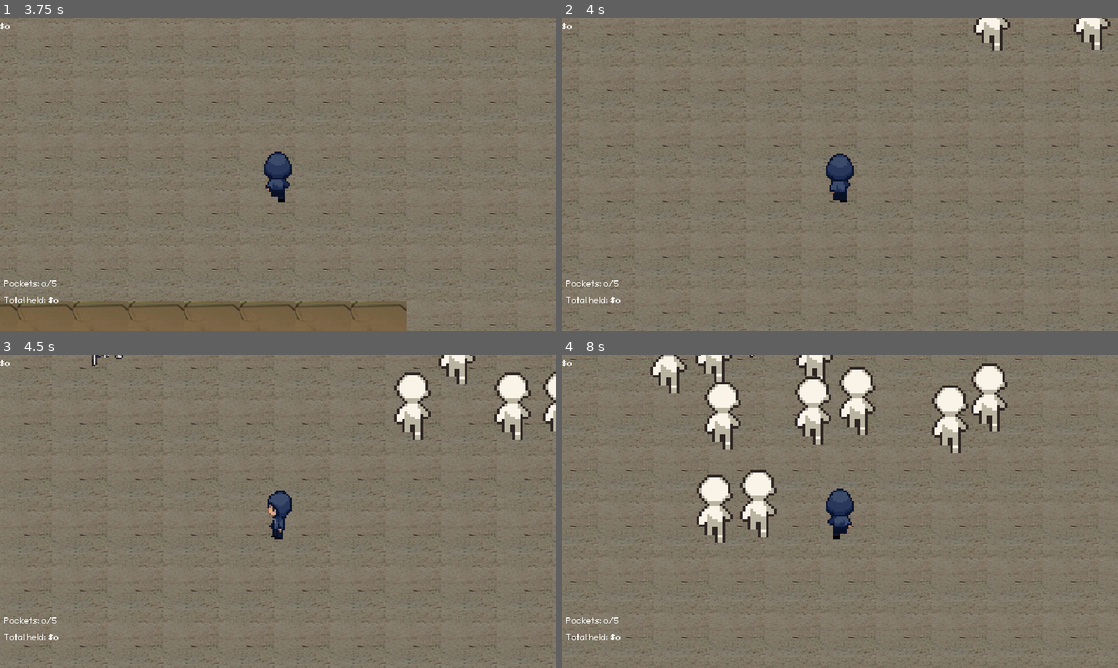
Above: before the commit, frames 1-4 (two rows, left to right).
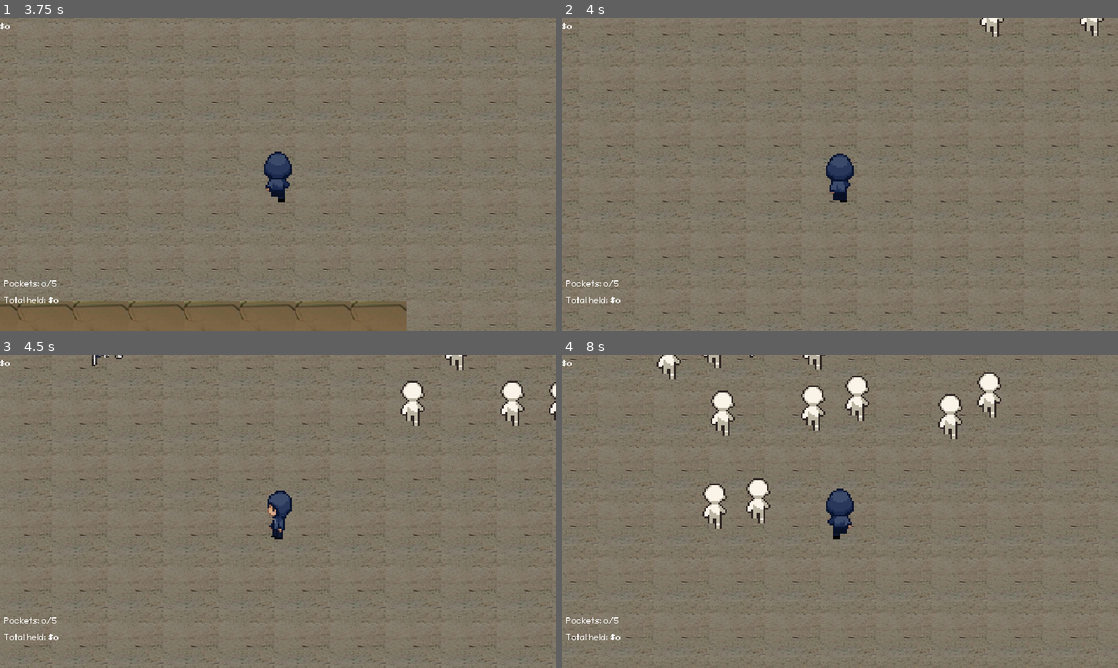
Above: after the commit, the same moments.

Repository: nithinsenthil/UCDBTS
Game: Godot game, scene res://Scenes/title.tscn
The game is run twice, just before and just after one commit, with the same random seed, the same clock (stepped at 60 frames per second) and the same inputs. The engine's default icon, where the game draws it, is replaced by a stand-in: a white triangle on a blue panel in a dark square.
Inputs (mouse positions are in pixels of both pictures, inside the frame that each line leads up to):
- Up to frame 1 (3.75 s): click (278, 177) at 0.5 s; move the mouse to (400, 158) at 1.27 s; hold D (Right) 1.28-2.03 s; tap one key every 0.75 s from 1.35 s: L (BikeMinigameEnd) K (BikeMinigameStart) P (CameraControlsOff) O (CameraControlsOn); move the mouse to (166, 190) at 2.02 s; hold S (Down) 2.03-2.78 s; move the mouse to (333, 105) at 2.77 s; hold D (Right) 2.78-3.53 s; move the mouse to (250, 237) at 3.52 s; hold W (Up) from 3.53 s (still down)
- Up to frame 2 (4 s): keep holding W (Up)
- Up to frame 3 (4.5 s): move the mouse to (444, 558) at 4.27 s; release W (Up) at 4.28 s; hold A (Left) from 4.28 s (still down); hold F (Interact) from 4.28 s (still down)
- Up to frame 4 (8 s): move the mouse to (673, 464) at 5.02 s; release F (Interact) at 5.03 s; right-click (673, 464) at 5.1 s; move the mouse to (867, 511) at 5.77 s; release A (Left) at 5.78 s; hold S (Down) 5.78-6.53 s; tap L (BikeMinigameEnd) at 5.85 s; move the mouse to (756, 433) at 6.52 s; hold D (Right) 6.53-7.28 s; tap K (BikeMinigameStart) at 6.6 s; move the mouse to (962, 495) at 7.27 s; hold W (Up) from 7.28 s (still down); tap P (CameraControlsOff) at 7.35 s

Frame 1 is identical in both runs. In frame 2, 0.8% of the frame differs, in the area x 74-99%, y 0-11%; in frame 3, 2.1%; in frame 4, 6.2%, in the area x 15-81%, y 0-60%.

Commit message:
Add StatusSprite for NPC particles

Diff:
--- a/ucdbts/Scenes/camera.tscn
+++ b/ucdbts/Scenes/camera.tscn
@@ -2,10 +2,9 @@
 
 [ext_resource type="Script" uid="uid://dt14ydf5tio4r" path="res://Scripts/Cameras/camera_one.gd" id="1_375tr"]
 
-[node name="Camera" type="Camera2D" node_paths=PackedStringArray("_target")]
+[node name="Camera" type="Camera2D"]
 script = ExtResource("1_375tr")
 right_bound = 100.0
 left_bound = -100.0
 up_bound = -100.0
 down_bound = 100.0
-_target = NodePath("")
--- a/ucdbts/Scenes/npc.tscn
+++ b/ucdbts/Scenes/npc.tscn
@@ -1,13 +1,14 @@
-[gd_scene load_steps=42 format=3 uid="uid://bqjr0826rxubv"]
+[gd_scene load_steps=43 format=3 uid="uid://bqjr0826rxubv"]
 
 [ext_resource type="Script" uid="uid://ulol4fu7adlv" path="res://Scripts/Player/character.gd" id="1_h1ryf"]
 [ext_resource type="Texture2D" uid="uid://beplgafmjuvba" path="res://Assets/character/idle_template.png" id="1_xxsvc"]
 [ext_resource type="Texture2D" uid="uid://dtij8wp0q07nc" path="res://Assets/character/run_template.png" id="2_g6unj"]
-[ext_resource type="Script" uid="uid://cnbwnmcqir8u8" path="res://Scripts/NPC/locomotion.gd" id="3_g6unj"]
-[ext_resource type="Script" uid="uid://b5v770dhitjku" path="res://Scripts/NPC/eyes.gd" id="5_1ig1v"]
-[ext_resource type="Script" uid="uid://cshv1xwljksjt" path="res://Scripts/NPC/ears.gd" id="6_6atyd"]
-[ext_resource type="Script" uid="uid://b71w67wrooovm" path="res://Scripts/NPC/brain.gd" id="7_2xkex"]
-[ext_resource type="Script" uid="uid://bm6ylu365gnma" path="res://Scripts/Debugging/npc_debug_label.gd" id="8_8gudg"]
+[ext_resource type="Script" path="res://Scripts/NPC/locomotion.gd" id="3_g6unj"]
+[ext_resource type="Script" uid="uid://bi4lqjsd3hba8" path="res://Scripts/NPC/status_sprite.gd" id="4_qi7up"]
+[ext_resource type="Script" path="res://Scripts/NPC/eyes.gd" id="5_1ig1v"]
+[ext_resource type="Script" path="res://Scripts/NPC/ears.gd" id="6_6atyd"]
+[ext_resource type="Script" path="res://Scripts/NPC/brain.gd" id="7_2xkex"]
+[ext_resource type="Script" path="res://Scripts/Debugging/npc_debug_label.gd" id="8_8gudg"]
 
 [sub_resource type="CapsuleShape2D" id="CapsuleShape2D_h1ryf"]
 radius = 6.0
@@ -271,9 +272,14 @@
 shape = SubResource("CapsuleShape2D_h1ryf")
 
 [node name="AnimatedSprite2D" type="AnimatedSprite2D" parent="."]
-scale = Vector2(3, 3)
+scale = Vector2(2, 2)
 sprite_frames = SubResource("SpriteFrames_1ig1v")
 animation = &"run_side"
+
+[node name="StatusSprite" type="Sprite2D" parent="."]
+position = Vector2(1, -33)
+scale = Vector2(2, 2)
+script = ExtResource("4_qi7up")
 
 [node name="Brain" type="Node" parent="."]
 script = ExtResource("7_2xkex")
--- /dev/null
+++ b/ucdbts/Scripts/NPC/status_sprite.gd
@@ -0,0 +1,27 @@
+extends Sprite2D
+
+
+var exclamation_fx = preload("res://Assets/particles/exclamation_particle.png")
+var question_fx = preload("res://Assets/particles/question_particle.png")
+var current_timeout: float = 0
+
+
+func _show_fx(duration: float, image: Resource) -> void:
+	texture = image
+	current_timeout = duration
+
+
+func show_exclamation() -> void:
+	_show_fx(3, exclamation_fx)
+
+
+func show_question() -> void:
+	_show_fx(3, question_fx)
+
+
+# Called every frame. 'delta' is the elapsed time since the previous frame.
+func _process(delta: float) -> void:
+	if current_timeout > 0:
+		current_timeout -= delta
+		if current_timeout <= 0:
+			texture = null
--- a/ucdbts/Scripts/Player/character.gd
+++ b/ucdbts/Scripts/Player/character.gd
@@ -26,6 +26,7 @@
 @export var movement_speed = DEFAULT_MOVE_VELOCITY
 var _facing:Facing = Facing.DOWN
 var _action:Action = Action.IDLE
+@onready var status_sprite = $StatusSprite
 
 
 func _ready() -> void:
Binary file added: ucdbts/Assets/particles/exclamation_particle.png
Not shown, added: ucdbts/Assets/particles/exclamation_particle.png.import
Binary file added: ucdbts/Assets/particles/question_particle.png
Not shown, added: ucdbts/Assets/particles/question_particle.png.import
Not shown, added: ucdbts/Scripts/NPC/status_sprite.gd.uid
